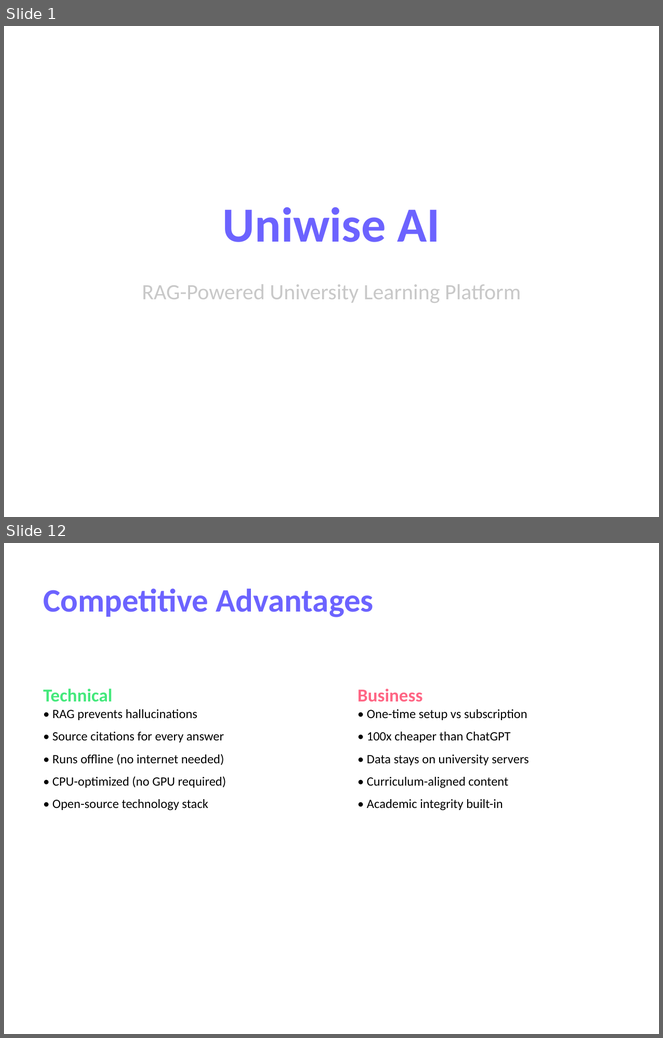
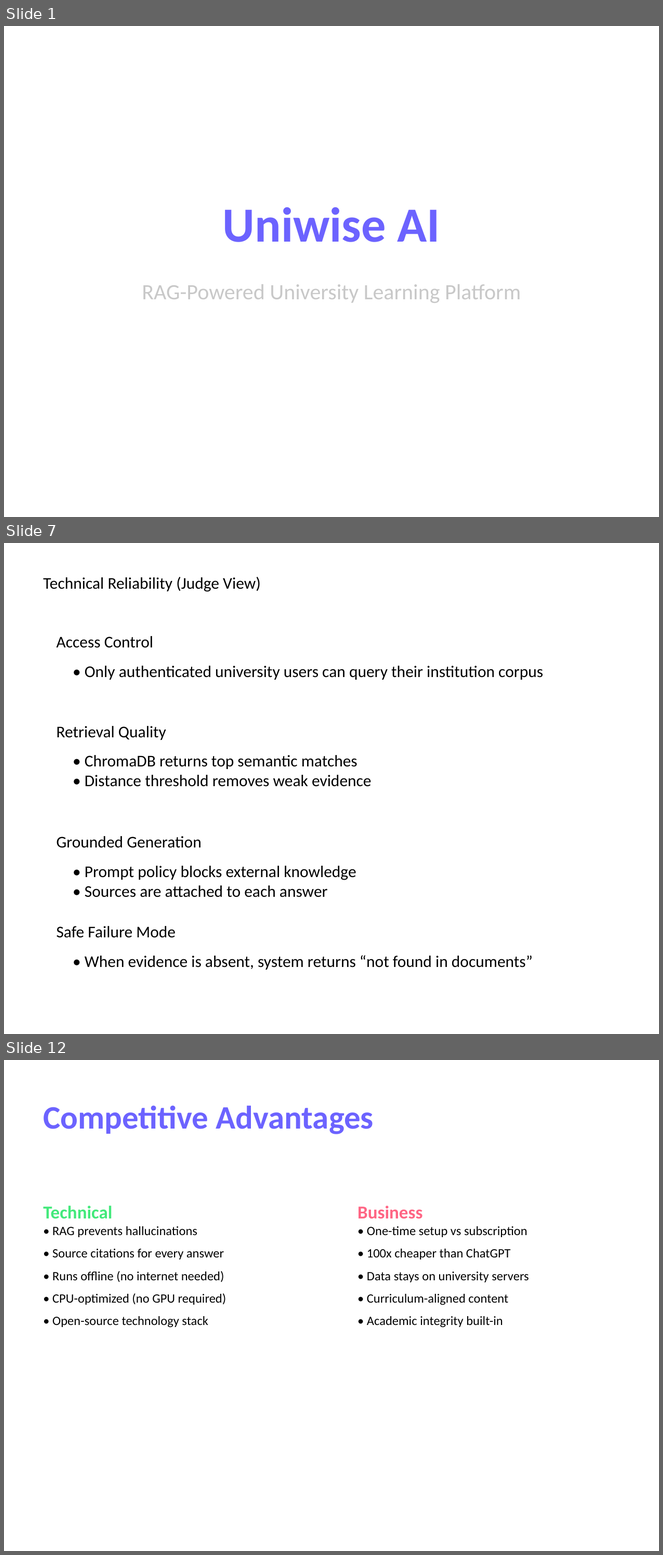
Before and after one commit to Garima040106/uniwise-ai, a slide deck: Uniwise_AI_Presentation.pptx. Shown one above the other, each under a label of ours: slides 1 and 12 before the commit, slides 1, 7 and 12 after it; the slides between them are not shown. The pictures are 663x1038 and 663x1555 pixels, drawn with LibreOffice and Linux fonts; fonts in the diff are those of the drawing. Boxes give left, top, right and bottom in pixels: in the first picture for what was removed or moved away, otherwise in the second. Text is boxed around its words. In the diff, an @@ line names an element or a change of style, - is before the commit and + after.

Commit message:
Improve pitch deck and remove PPT generation script

```diff
--- a/Uniwise_AI_Presentation.pptx
+++ b/Uniwise_AI_Presentation.pptx
@@ slide 7 added at <box>4,543,659,1034</box>, background #FFFFFF @@
@@ text added at <box>43,577,261,592</box>, 18 pt, text #000000 @@
+Technical Reliability (Judge View)
@@ text added at <box>57,636,153,648</box>, 18 pt, text #000000 @@
+Access Control
@@ text added at <box>85,666,543,680</box>, 18 pt, text #000000 @@
+• Only authenticated university users can query their institution corpus
@@ text added at <box>57,726,166,740</box>, 18 pt, text #000000 @@
+Retrieval Quality
@@ text added at <box>85,755,372,787</box>, 18 pt, text #000000 @@
+• ChromaDB returns top semantic matches
+• Distance threshold removes weak evidence
@@ text added at <box>57,836,201,848</box>, 18 pt, text #000000 @@
+Grounded Generation
@@ text added at <box>85,866,356,898</box>, 18 pt, text #000000 @@
+• Prompt policy blocks external knowledge
+• Sources are attached to each answer
@@ text added at <box>57,926,176,938</box>, 18 pt, text #000000 @@
+Safe Failure Mode
@@ text added at <box>85,955,533,970</box>, 18 pt, text #000000 @@
+• When evidence is absent, system returns “not found in documents”
```
Also in this commit, not shown: 7 slides changed, 2 other slides added, 3 slides removed, 1 other file.
